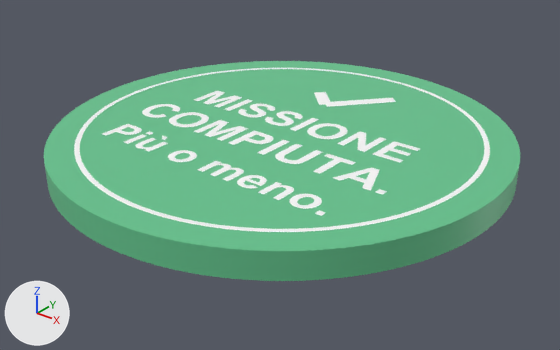
Renders of the glTF model public/products/sottobicchiere-missione-compiuta.glb from each side of a commit.
Camera for both pictures: a 50 mm camera at (0.0682, -0.0858, 0.0496) aimed at (0.0011, -0.0019, -0.0025). Lighting does not change. The marker at lower left points along +X, +Y and +Z. The first picture is the older version. Where no turn or scale is listed for an object, it has been applied to the vertices. Vertices at exactly the same position are counted once.

Objects in the first picture: 'coaster_base', 'coaster_ink'.
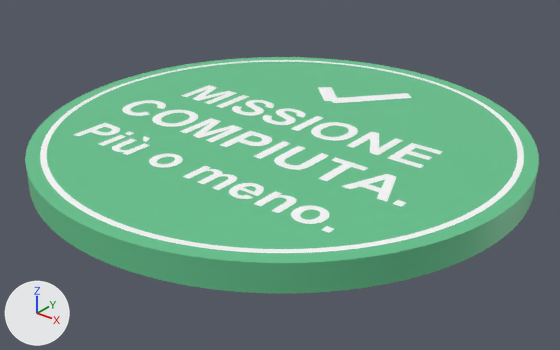
The change, as a diff of the scene's bpy script:
```diff
--- a/public/products/sottobicchiere-missione-compiuta.glb.py
+++ b/public/products/sottobicchiere-missione-compiuta.glb.py
@@ me_coaster_base @@
 # used by ob_coaster_base; location = (0.0, 0.0, 0.0)
-me_coaster_base.from_pydata(...)  # 3444 vertices, 6884 faces; spans x -0.035..0.035, y -0.035..0.035, z 0.0..0.004
+me_coaster_base.from_pydata(...)  # 3444 vertices, 6884 faces; spans x -0.0375..0.0375, y -0.0375..0.0375, z 0.0..0.004
+# me_coaster_base part 1: 3444 of 3444 vertices moved; they spanned x -0.035..0.035, y -0.035..0.035, z 0.0..0.004 and now span x -0.0375..0.0375, y -0.0375..0.0375, z 0.0..0.004; mean shift (-0.0002, -0.0008, 0.0)
 me_coaster_base.materials.append(mat_defaultmaterial)
@@ me_coaster_ink @@
 # used by ob_coaster_ink; location = (0.0, 0.0, 0.0)
-me_coaster_ink.from_pydata(...)  # 3124 vertices, 6164 faces; spans x -0.0308..0.0308, y -0.0308..0.0308, z 0.0034..0.004
+me_coaster_ink.from_pydata(...)  # 3124 vertices, 6164 faces; spans x -0.0355..0.0355, y -0.0355..0.0355, z 0.0034..0.004
+# me_coaster_ink part 2: the whole mesh is scaled about its middle by (1.15, 1.15, 1)
 me_coaster_ink.materials.append(mat_defaultmaterial_001)
```

What differs and where, as boxes [x1, y1, x2, y2] in the pictures (560 x 350 px):
'coaster_base', reshaped (8% wider, 8% taller)
    before: [44, 61, 520, 281]
    after: [25, 57, 539, 294]
'coaster_ink', rescaled (16% wider, 18% taller)
    before: [74, 68, 490, 232]
    after: [40, 60, 524, 253]
